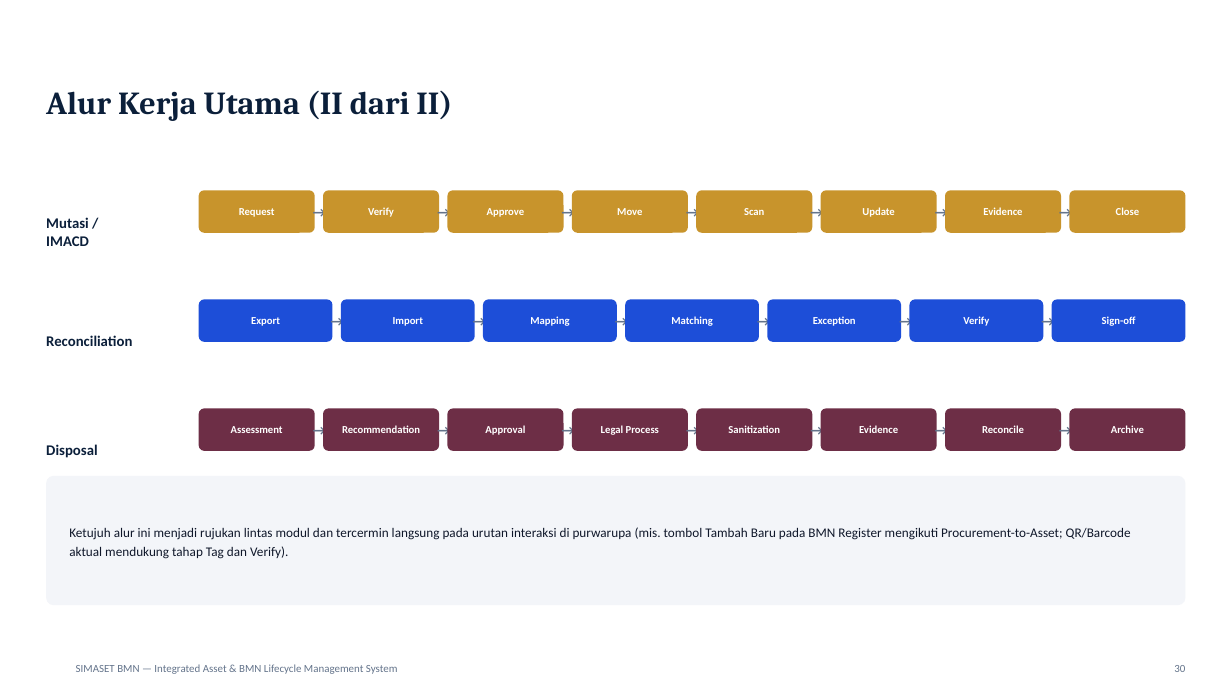
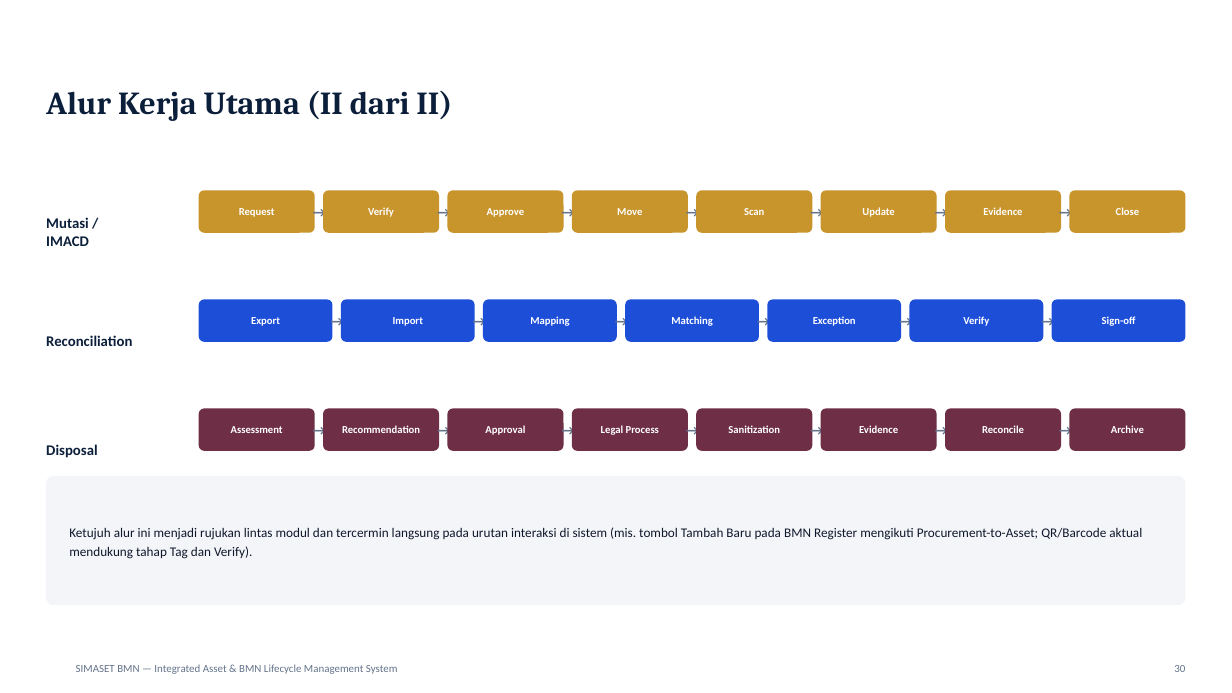
Before and after one commit to DrOsmond-STU/asetmanajemen, a slide deck: slide 31 of docs/SIMASET-BMN-Presentasi.pptx. Drawn at 1232x693 pixels with LibreOffice and Linux fonts; fonts in the diff are those of the drawing; background and template pictures are left out. Boxes give left, top, right and bottom in pixels: in the first picture for what was removed or moved away, otherwise in the second. Text is boxed around its words. In the diff, an @@ line names an element or a change of style, - is before the commit and + after.

```diff
--- a/docs/SIMASET-BMN-Presentasi.pptx
+++ b/docs/SIMASET-BMN-Presentasi.pptx
@@ text at (69, 527, 1142, 559): text changed @@
-Ketujuh alur ini menjadi rujukan lintas modul dan tercermin langsung pada urutan interaksi di purwarupa (mis. tombol Tambah Baru pada BMN Register mengikuti Procurement-to-Asset; QR/Barcode aktual mendukung tahap Tag dan Verify).
+Ketujuh alur ini menjadi rujukan lintas modul dan tercermin langsung pada urutan interaksi di sistem (mis. tombol Tambah Baru pada BMN Register mengikuti Procurement-to-Asset; QR/Barcode aktual mendukung tahap Tag dan Verify).
```
Also in this commit, not shown: 22 other slides changed, 4 other files.
